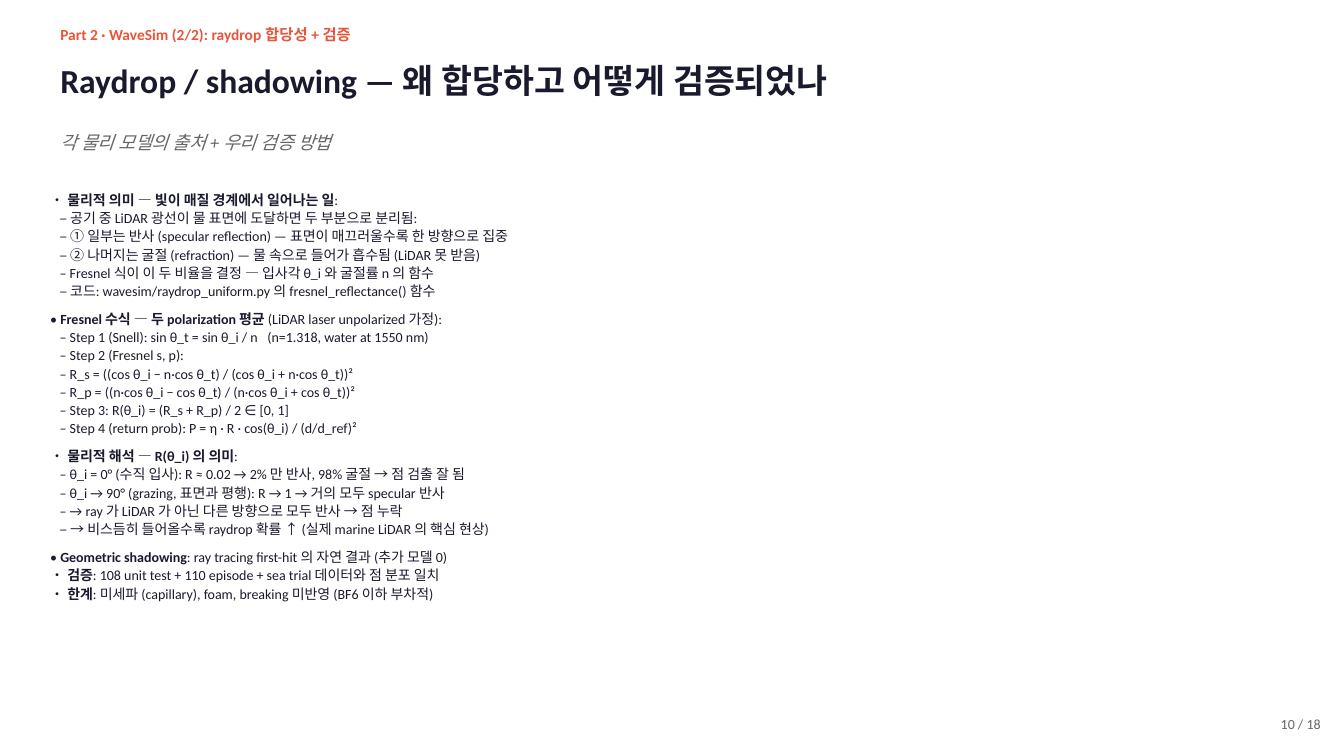
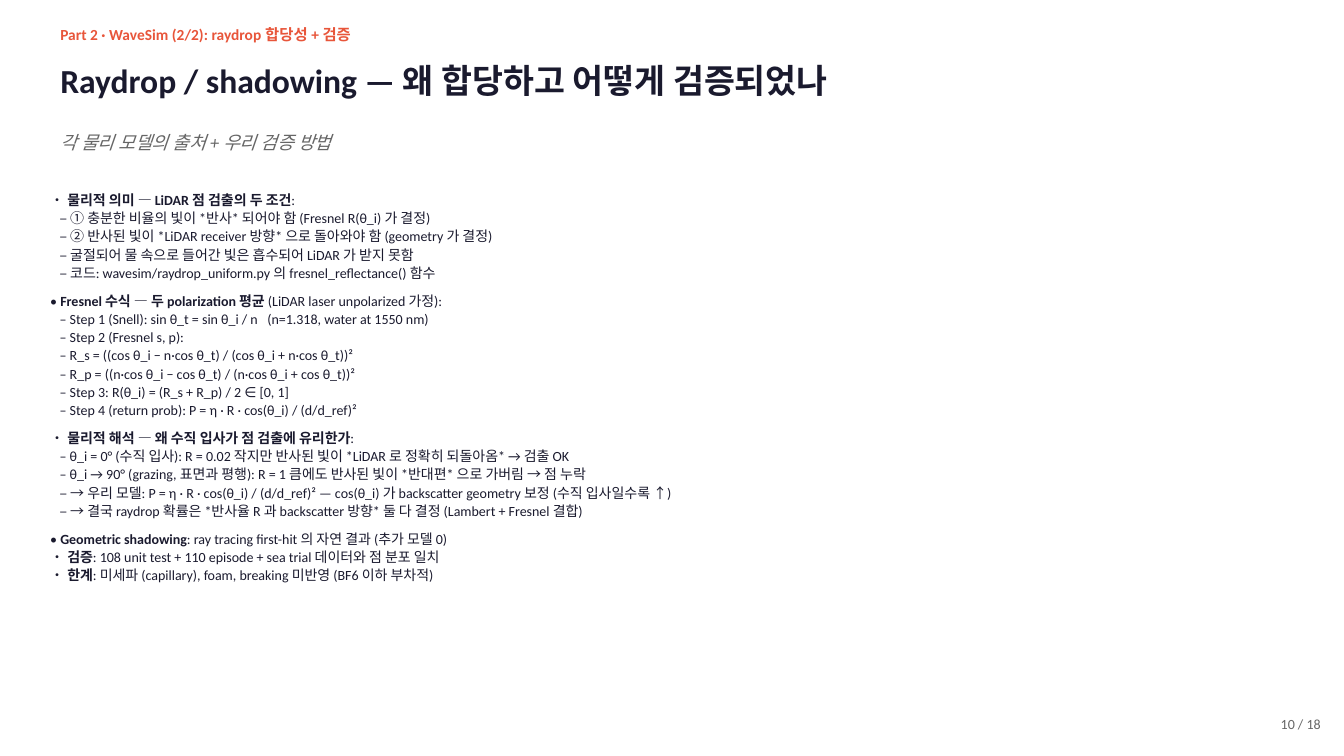
Before and after one commit to SAEYONGPARK94/wavesplat, a slide deck: slide 10 of wavesplat/docs/labmeeting_2026_05_13.pptx. Drawn at 1344x756 pixels with LibreOffice and Linux fonts; fonts in the diff are those of the drawing. Boxes give left, top, right and bottom in pixels: in the first picture for what was removed or moved away, otherwise in the second. Text is boxed around its words. In the diff, an @@ line names an element or a change of style, - is before the commit and + after.

```diff
--- a/wavesplat/docs/labmeeting_2026_05_13.pptx
+++ b/wavesplat/docs/labmeeting_2026_05_13.pptx
@@ text at [67, 193, 492, 261]: text changed @@
-• 물리적 의미 — 빛이 매질 경계에서 일어나는 일:
-– 공기 중 LiDAR 광선이 물 표면에 도달하면 두 부분으로 분리됨:
-– ① 일부는 반사 (specular reflection) — 표면이 매끄러울수록 한 방향으로 집중
-– ② 나머지는 굴절 (refraction) — 물 속으로 들어가 흡수됨 (LiDAR 못 받음)
-– Fresnel 식이 이 두 비율을 결정 — 입사각 θ_i 와 굴절률 n 의 함수
+• 물리적 의미 — LiDAR 점 검출의 두 조건:
+– ① 충분한 비율의 빛이 *반사* 되어야 함 (Fresnel R(θ_i) 가 결정)
+– ② 반사된 빛이 *LiDAR receiver 방향* 으로 돌아와야 함 (geometry 가 결정)
+– 굴절되어 물 속으로 들어간 빛은 흡수되어 LiDAR 가 받지 못함
@@ text at [67, 431, 650, 519]: text changed @@
-• 물리적 해석 — R(θ_i) 의 의미:
-– θ_i = 0° (수직 입사): R ≈ 0.02 → 2% 만 반사, 98% 굴절 → 점 검출 잘 됨
-– θ_i → 90° (grazing, 표면과 평행): R → 1 → 거의 모두 specular 반사
-– → ray 가 LiDAR 가 아닌 다른 방향으로 모두 반사 → 점 누락
-– → 비스듬히 들어올수록 raydrop 확률 ↑ (실제 marine LiDAR 의 핵심 현상)
+• 물리적 해석 — 왜 수직 입사가 점 검출에 유리한가:
+– θ_i = 0° (수직 입사): R = 0.02 작지만 반사된 빛이 *LiDAR 로 정확히 되돌아옴* → 검출 OK
+– θ_i → 90° (grazing, 표면과 평행): R = 1 큼에도 반사된 빛이 *반대편* 으로 가버림 → 점 누락
+– → 우리 모델: P = η · R · cos(θ_i) / (d/d_ref)² — cos(θ_i) 가 backscatter geometry 보정 (수직 입사일수록 ↑)
+– → 결국 raydrop 확률은 *반사율 R 과 backscatter 방향* 둘 다 결정 (Lambert + Fresnel 결합)
```
Also in this commit, not shown: 2 other slides changed, 1 slide added, 13 other files.
